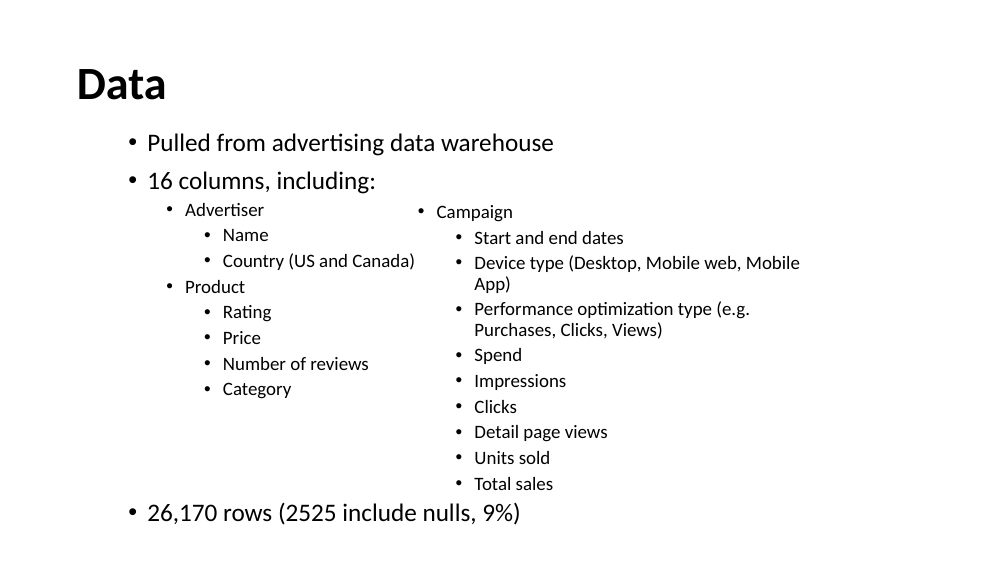
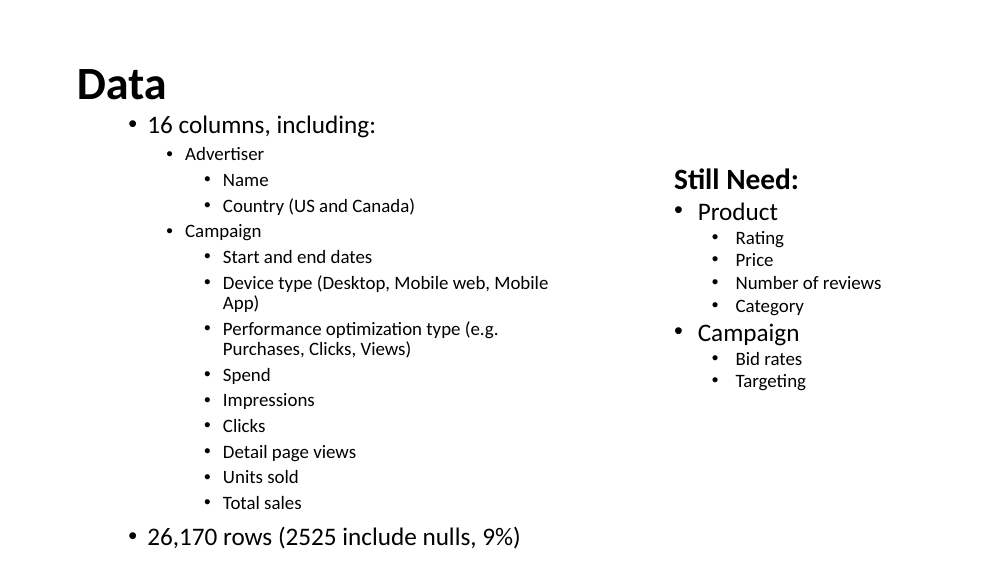
Before and after one commit to jessotaguro/ga_ds_project, a slide deck: slide 7 of Presentation_011718.pptx. Drawn at 1008x567 pixels with LibreOffice and Linux fonts; fonts in the diff are those of the drawing. Boxes give left, top, right and bottom in pixels: in the first picture for what was removed or moved away, otherwise in the second. Text is boxed around its words. In the diff, an @@ line names an element or a change of style, - is before the commit and + after.

Commit message:
presentation

```diff
--- a/Presentation_011718.pptx
+++ b/Presentation_011718.pptx
@@ text "16 columns, including:": place and size @@
-text "16 columns, including:" at bbox=[147, 133, 554, 525]
+text "16 columns, including:" at bbox=[147, 115, 548, 549]
@@ text at bbox=[147, 133, 554, 156]: paragraph removed @@
-• Pulled from advertising data warehouse
@@ text added at bbox=[674, 168, 882, 391], 18 pt, text #000000 @@
+Still Need:
+• Product
+  • Rating
+  • Price
+  • Number of reviews
+  • Category
+• Campaign
+  • Bid rates
+  • Targeting
@@ text removed at bbox=[437, 205, 800, 490] @@
-  • Campaign
-    • Start and end dates
-    • Device type (Desktop, Mobile web, Mobile App)
-    • Performance optimization type (e.g. Purchases, Clicks, Views)
-    • Spend
-    • Impressions
-    • Clicks
-    • Detail page views
-    • Units sold
-    • Total sales
@@ text at bbox=[185, 224, 548, 509]: text changed @@
-  • Product
-    • Rating
-    • Price
-    • Number of reviews
-    • Category
+  • Campaign
+    • Start and end dates
+    • Device type (Desktop, Mobile web, Mobile App)
+    • Performance optimization type (e.g. Purchases, Clicks, Views)
+    • Spend
+    • Impressions
+    • Clicks
+    • Detail page views
+    • Units sold
+    • Total sales
```
Also in this commit, not shown: 1 other slide changed.
